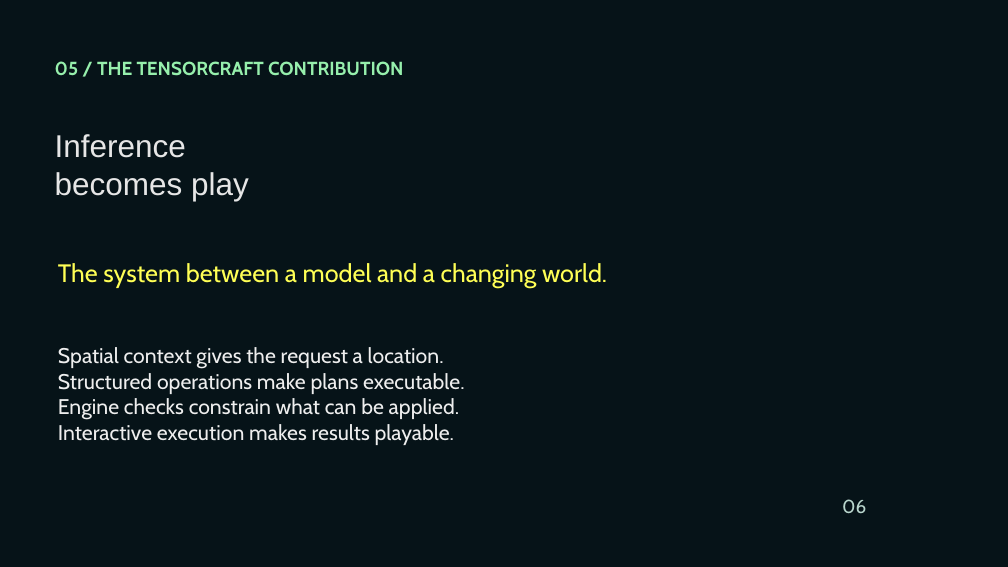
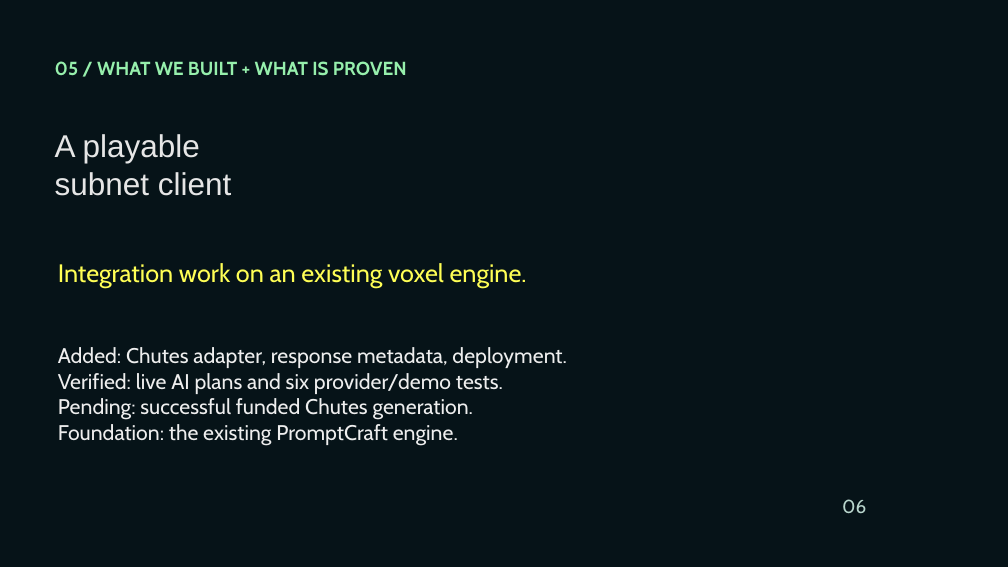
Before and after one commit to Nakshatra05/tensorcraft-bittensor, a slide deck: slide 6 of presentation/TensorCraft-Bittensor-Pitch.pptx. Drawn at 1008x567 pixels with LibreOffice and Linux fonts; fonts in the diff are those of the drawing; background and template pictures are left out. Boxes give left, top, right and bottom in pixels: in the first picture for what was removed or moved away, otherwise in the second. Text is boxed around its words. In the diff, an @@ line names an element or a change of style, - is before the commit and + after.

```diff
--- a/presentation/TensorCraft-Bittensor-Pitch.pptx
+++ b/presentation/TensorCraft-Bittensor-Pitch.pptx
@@ text at bbox=[55, 61, 407, 76]: text changed @@
-05 / THE TENSORCRAFT CONTRIBUTION
+05 / WHAT WE BUILT + WHAT IS PROVEN
@@ text at bbox=[55, 134, 231, 196]: text changed @@
-Inference
-becomes play
+A playable
+subnet client
@@ text at bbox=[58, 263, 527, 288]: text changed @@
-The system between a model and a changing world.
+Integration work on an existing voxel engine.
@@ text at bbox=[58, 347, 566, 446]: text changed @@
-Spatial context gives the request a location.
-Structured operations make plans executable.
-Engine checks constrain what can be applied.
-Interactive execution makes results playable.
+Added: Chutes adapter, response metadata, deployment.
+Verified: live AI plans and six provider/demo tests.
+Pending: successful funded Chutes generation.
+Foundation: the existing PromptCraft engine.
```
Also in this commit, not shown: 5 other slides changed, 2 slides added, 2 slides removed.
